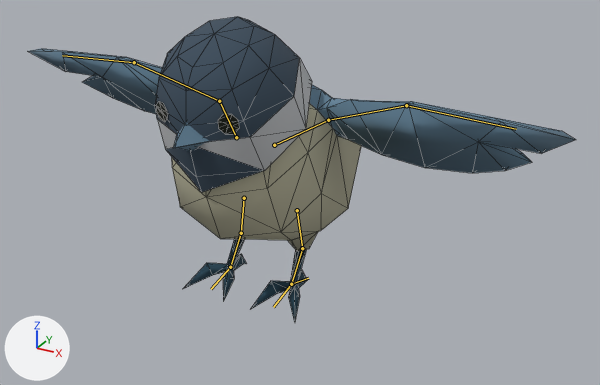
Before and after pictures for a commit that changed the glTF model models/vogel_meise.glb.
One viewpoint serves both versions: a 50 mm camera at (0.326, -0.555, 0.293) aimed at (0.01, 0.02, 0.006). Every picture has the same lights, and +X, +Y and +Z are marked at lower left. The first picture is the older version. The bones that change are drawn over the model as lines. Mesh edges are drawn as thin lines.
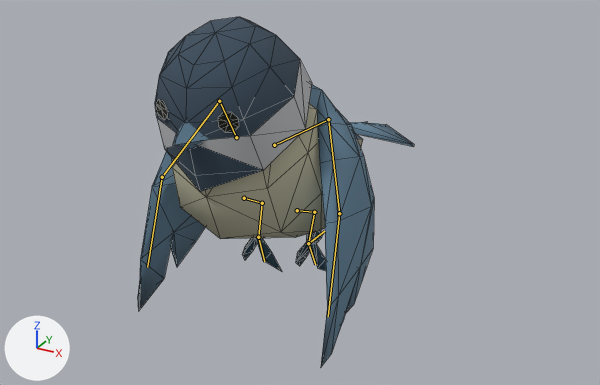
The newer file adds an action. The first version stands in its rest pose; the second is drawn at frame 17 of the action 'fly'.

What differs and where, as boxes [x1, y1, x2, y2] in the pictures (600 x 385 px):
'Object_9', posed (50% narrower, 14% taller)
    before: [28, 17, 576, 323]
    after: [138, 17, 414, 367]
bone 'thigh_L_08', root to tip
    before: (297, 210) to (302, 248)
    after: (297, 210) to (314, 212)
bone 'leg_L_09', root to tip
    before: (302, 248) to (291, 284)
    after: (314, 212) to (308, 243)
bone 'foot_L_010', root to tip
    before: (291, 284) to (273, 307)
    after: (308, 243) to (315, 264)
bone 'foot_back_L_011', root to tip
    before: (291, 284) to (308, 278)
    after: (308, 243) to (324, 231)
bone 'thigh_R_012', root to tip
    before: (244, 198) to (241, 233)
    after: (244, 198) to (262, 203)
bone 'leg_R_013', root to tip
    before: (241, 233) to (230, 267)
    after: (262, 203) to (258, 237)
bone 'foot_R_014', root to tip
    before: (230, 267) to (211, 289)
    after: (258, 237) to (264, 261)
bone 'shoulder_L_016', root to tip
    before: (274, 145) to (328, 120)
    after: (274, 145) to (328, 119)
bone 'upperarm_L_017', root to tip
    before: (328, 120) to (406, 105)
    after: (328, 119) to (339, 213)
bone 'arm_L_018', root to tip
    before: (406, 105) to (516, 129)
    after: (339, 213) to (328, 316)
bone 'upperarm_R_020', root to tip
    before: (219, 101) to (134, 62)
    after: (219, 101) to (162, 177)
bone 'arm_R_021', root to tip
    before: (134, 62) to (62, 55)
    after: (162, 177) to (147, 267)

The edits, one by one:
Bone 'thigh_L_08' (bone_thigh_l_08) turns from (0, 0, 0) to (63, -5, 13) degrees about its own x, y and z.
Bone 'leg_L_09' (bone_leg_l_09) turns from (0, 0, 0) to (-33, 2, 7) degrees about its own x, y and z.
Bone 'foot_L_010' (bone_foot_l_010) turns from (0, 0, 0) to (73, 13, 1) degrees about its own x, y and z.
Bone 'foot_back_L_011' (bone_foot_back_l_011) turns from (0, 0, 0) to (-15, -11, -7) degrees about its own x, y and z.
Bone 'thigh_R_012' (bone_thigh_r_012) turns from (0, 0, 0) to (58, 1, -15) degrees about its own x, y and z.
Bone 'leg_R_013' (bone_leg_r_013) turns from (0, 0, 0) to (-58, -6, -11) degrees about its own x, y and z.
Bone 'foot_R_014' (bone_foot_r_014) turns from (0, 0, 0) to (95, -17, 1) degrees about its own x, y and z.
Bone 'shoulder_L_016' (bone_shoulder_l_016) turns from (0, 0, 0) to (0, -2, 1) degrees about its own x, y and z.
Bone 'upperarm_L_017' (bone_upperarm_l_017) turns from (0, 0, 0) to (-16, -13, -71) degrees about its own x, y and z.
Bone 'arm_L_018' (bone_arm_l_018) turns from (0, 0, 0) to (0, 0, -18) degrees about its own x, y and z.
Bone 'shoulder_R_019' (bone_shoulder_r_019) turns from (0, 0, 0) to (0, -52, 0) degrees about its own x, y and z.
Bone 'upperarm_R_020' (bone_upperarm_r_020) turns from (0, 0, 0) to (32, 9, 63) degrees about its own x, y and z.
Bone 'arm_R_021' (bone_arm_r_021) turns from (0, 0, 0) to (-2, -14, 5) degrees about its own x, y and z.
